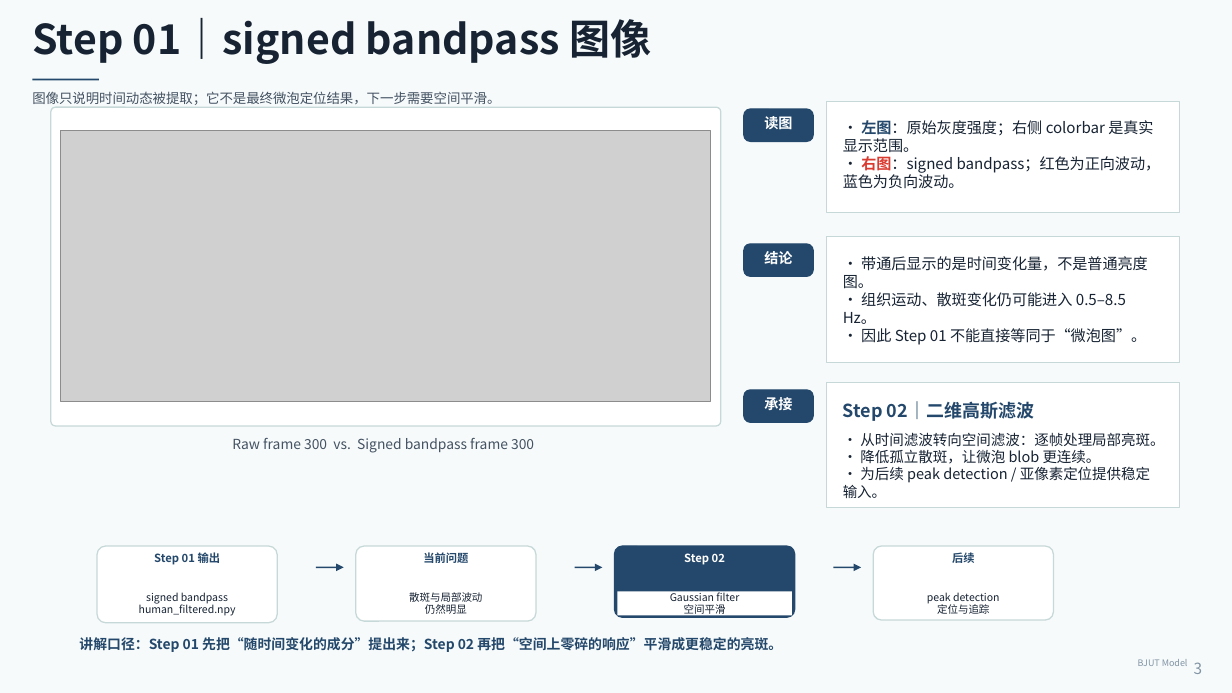
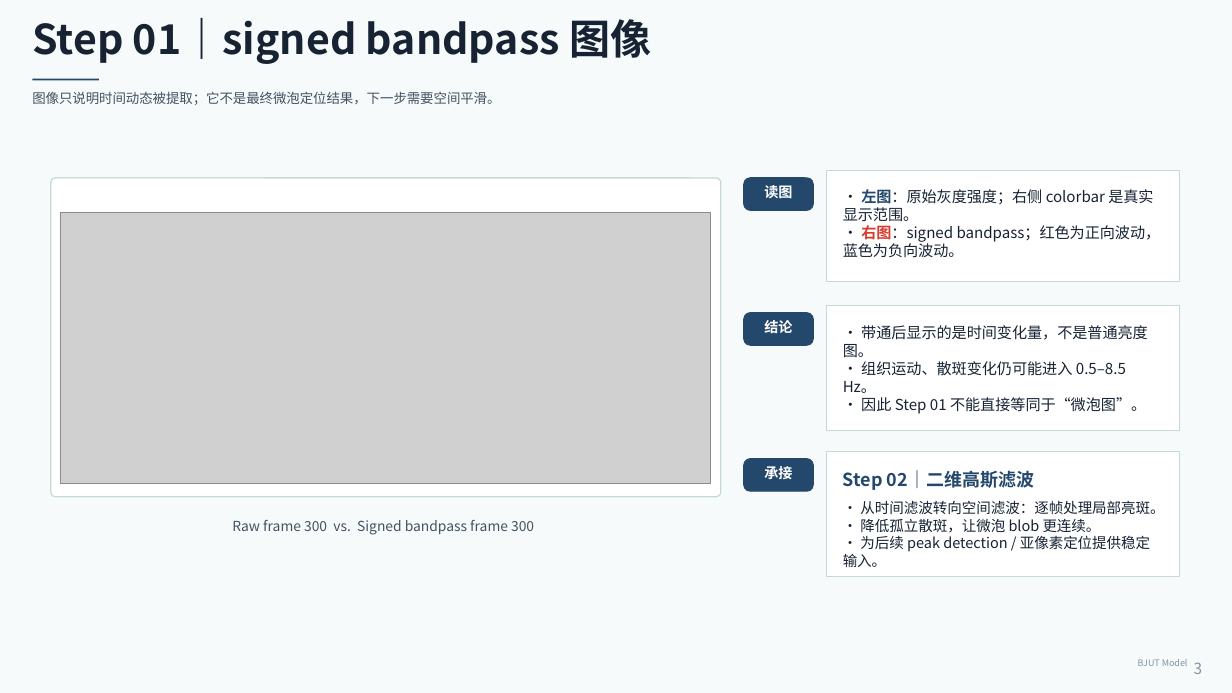
Before and after one commit to wjctxy/kidney, a slide deck: slide 3 of archive/ULM任务进度汇报（儿童节特辑）.pptx. Drawn at 1232x693 pixels with LibreOffice and Linux fonts; fonts in the diff are those of the drawing; grey boxes stand for pictures. Boxes give left, top, right and bottom in pixels: in the first picture for what was removed or moved away, otherwise in the second. Text is boxed around its words. In the diff, an @@ line names an element or a change of style, - is before the commit and + after.

```diff
--- a/archive/ULM任务进度汇报（儿童节特辑）.pptx
+++ b/archive/ULM任务进度汇报（儿童节特辑）.pptx
@@ picture: place and size @@
-picture at [61,131,711,402]
+picture at [61,213,711,483]
@@ 7 texts, 4 rounded rectangles, 3 rectangles: place and size @@
-7 texts, 4 rounded rectangles, 3 rectangles at [51,102,1179,507]
+7 texts, 4 rounded rectangles, 3 rectangles at [51,171,1179,577]
@@ text "Raw frame 300 vs. Signed ...": place and size @@
-text "Raw frame 300 vs. Signed ..." at [232,438,534,453]
+text "Raw frame 300 vs. Signed ..." at [232,520,534,535]
@@ rounded rectangle removed at [97,546,277,623] @@
@@ text removed at [154,551,220,566] @@
-Step 01 输出
@@ arrow removed from (316, 567) to (344, 567) @@
@@ rounded rectangle removed at [356,546,536,621] @@
@@ text removed at [423,551,468,566] @@
-当前问题
@@ arrow removed from (575, 567) to (603, 567) @@
@@ rounded rectangle removed at [615,546,795,617] @@
@@ text removed at [684,553,725,565] @@
-Step 02
@@ arrow removed from (834, 567) to (861, 567) @@
@@ rounded rectangle removed at [873,546,1054,620] @@
@@ text removed at [952,551,974,566] @@
-后续
@@ text removed at [139,592,236,616] @@
-signed bandpass
-human_filtered.npy
@@ text removed at [409,592,482,614] @@
-散斑与局部波动
-仍然明显
@@ rectangle removed at [617,592,792,616] @@
-Gaussian filter
-空间平滑
@@ text removed at [927,592,1000,614] @@
-peak detection
-定位与追踪
@@ text removed at [79,637,782,652] @@
-讲解口径：Step 01 先把“随时间变化的成分”提出来；Step 02 再把“空间上零碎的响应”平滑成更稳定的亮斑。
```
Also in this commit, not shown: 1 other file.
